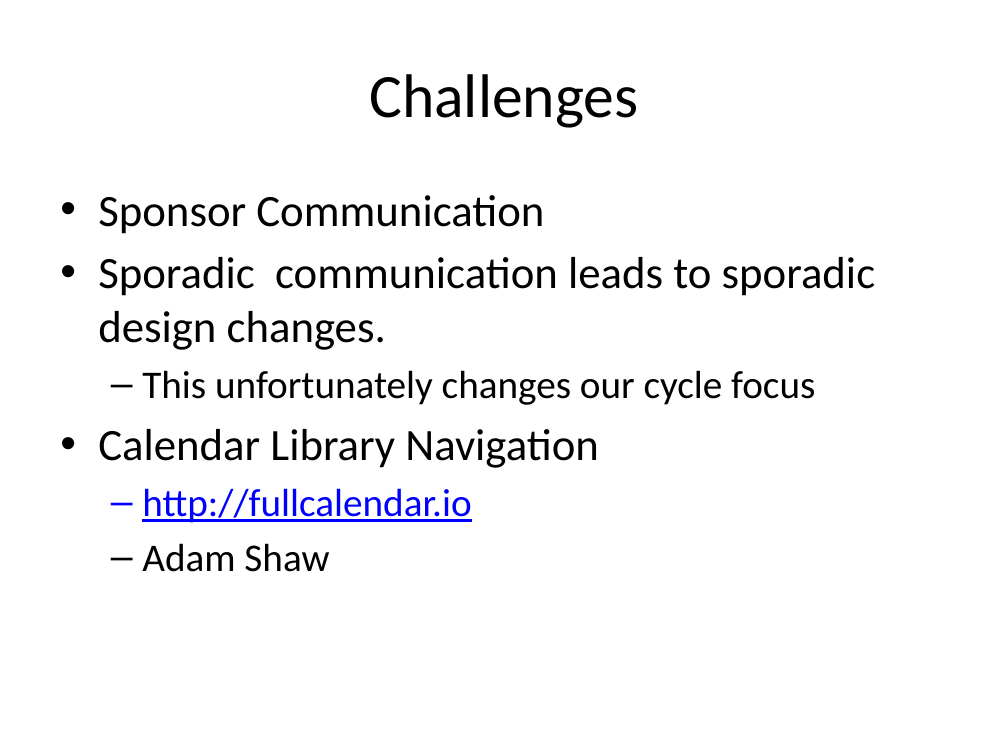
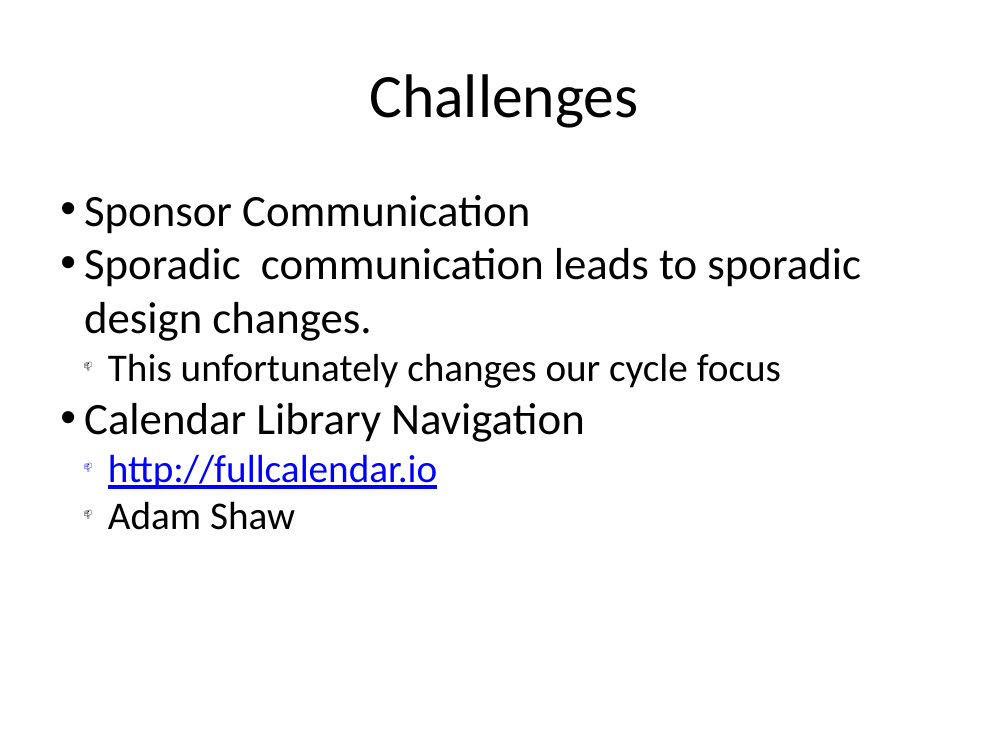
Before and after one commit to telepresencebot2/Transportation-For-Visually-Impaired, a slide deck: slide 7 of Cycle2DOC/CycleTwoPresentation.pptx. Drawn at 1008x756 pixels with LibreOffice and Linux fonts; fonts in the diff are those of the drawing; background and template pictures are left out. Boxes give left, top, right and bottom in pixels: in the first picture for what was removed or moved away, otherwise in the second. Text is boxed around its words. In the diff, an @@ line names an element or a change of style, - is before the commit and + after.

```diff
--- a/Cycle2DOC/CycleTwoPresentation.pptx
+++ b/Cycle2DOC/CycleTwoPresentation.pptx
@@ text "Sponsor Communication" at <box>84,195,861,530</box>: indent changed; less space between paragraphs; bullet – to 📫 @@
```
Also in this commit, not shown: 14 other slides changed.
